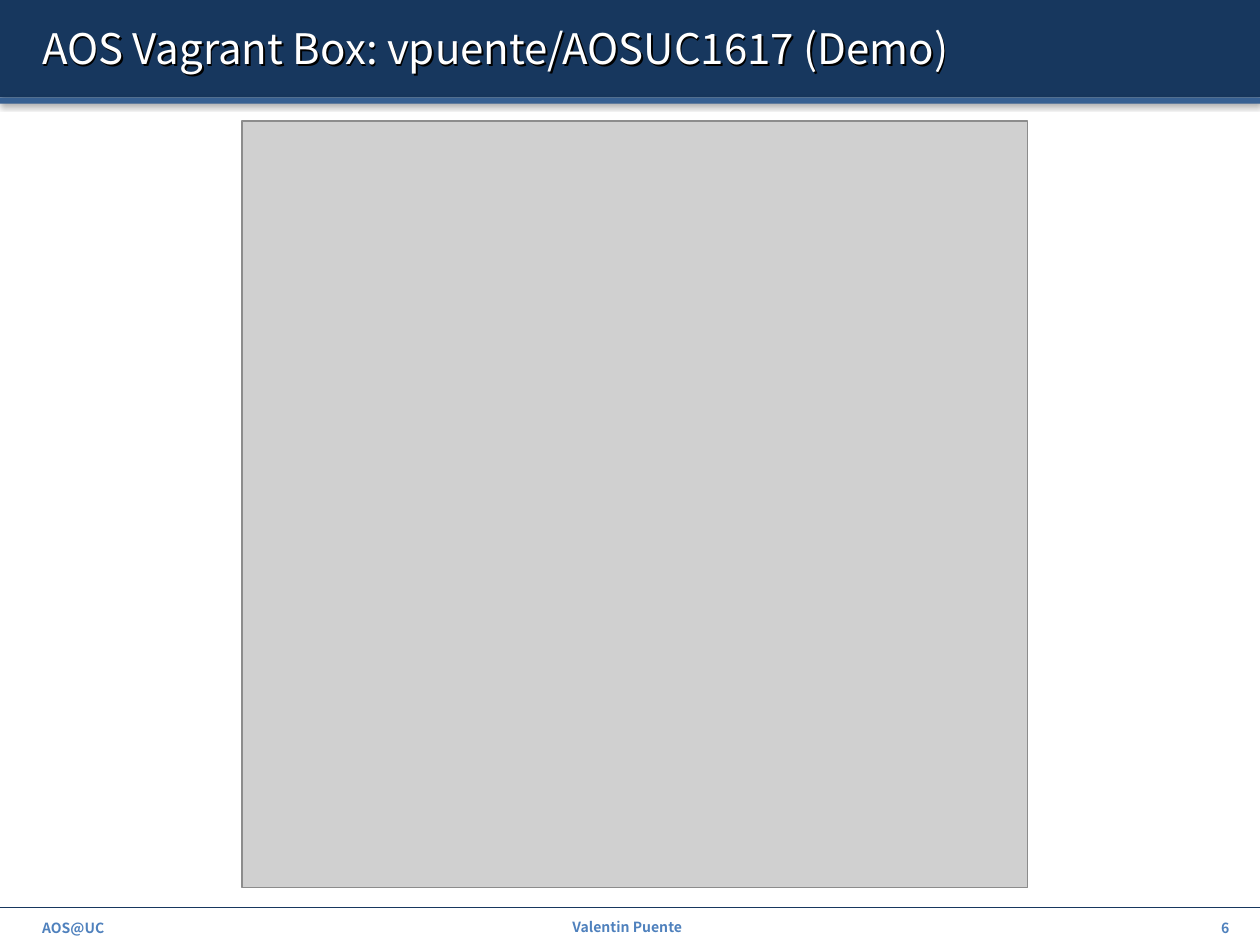
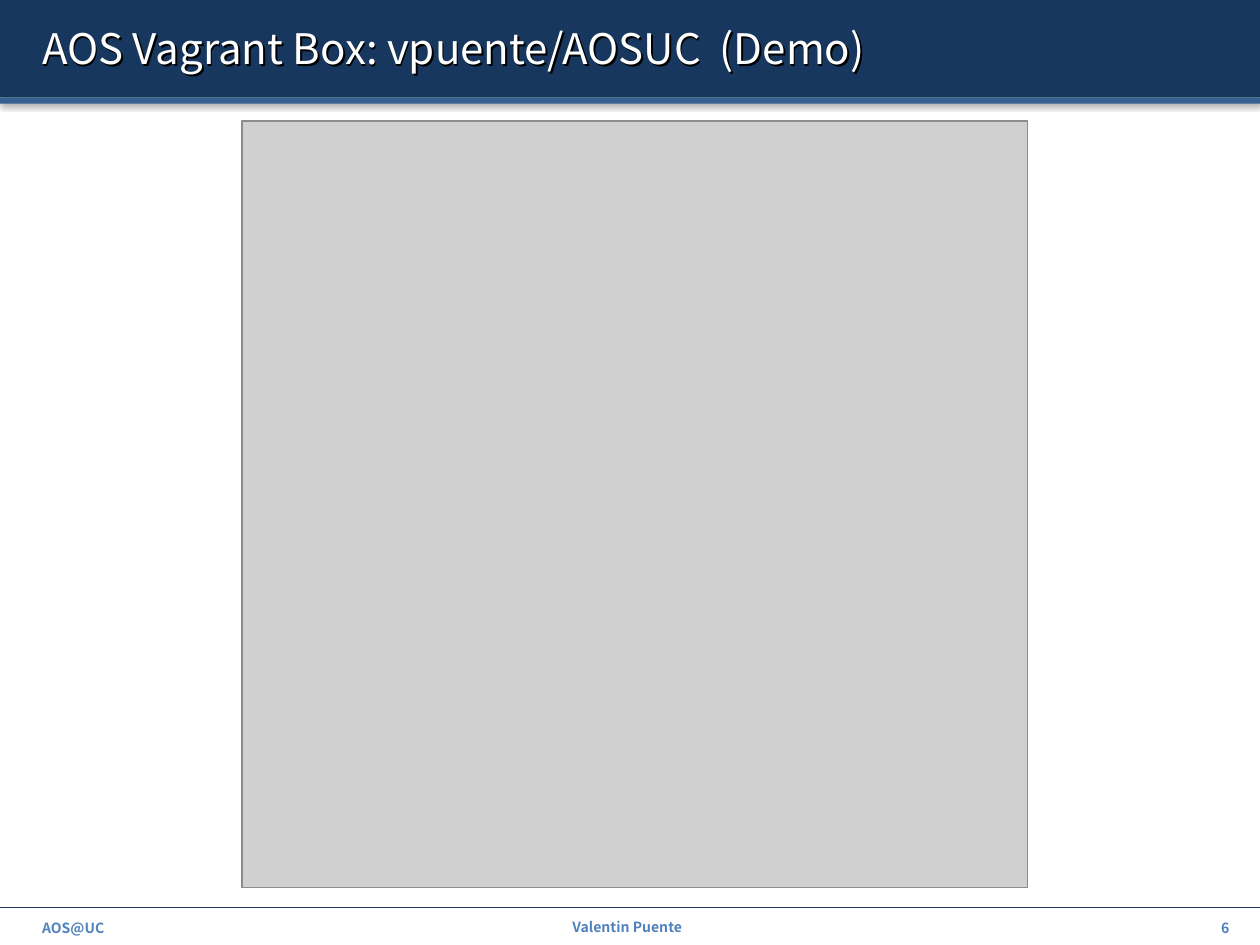
Before and after one commit to ZdravkoDimitrovArnaudov/AOS-XV6-RISCV, a slide deck: slide 6 of 00_Intro.pptx. Drawn at 1260x945 pixels with LibreOffice and Linux fonts; fonts in the diff are those of the drawing; grey boxes stand for pictures. Boxes give left, top, right and bottom in pixels: in the first picture for what was removed or moved away, otherwise in the second. Text is boxed around its words. In the diff, an @@ line names an element or a change of style, - is before the commit and + after.

```diff
--- a/00_Intro.pptx
+++ b/00_Intro.pptx
@@ title at bbox=[42, 30, 865, 75]: text changed @@
-AOS Vagrant Box: vpuente/AOSUC1617 (Demo)
+AOS Vagrant Box: vpuente/AOSUC (Demo)
```
Also in this commit, not shown: 2 other slides changed.
